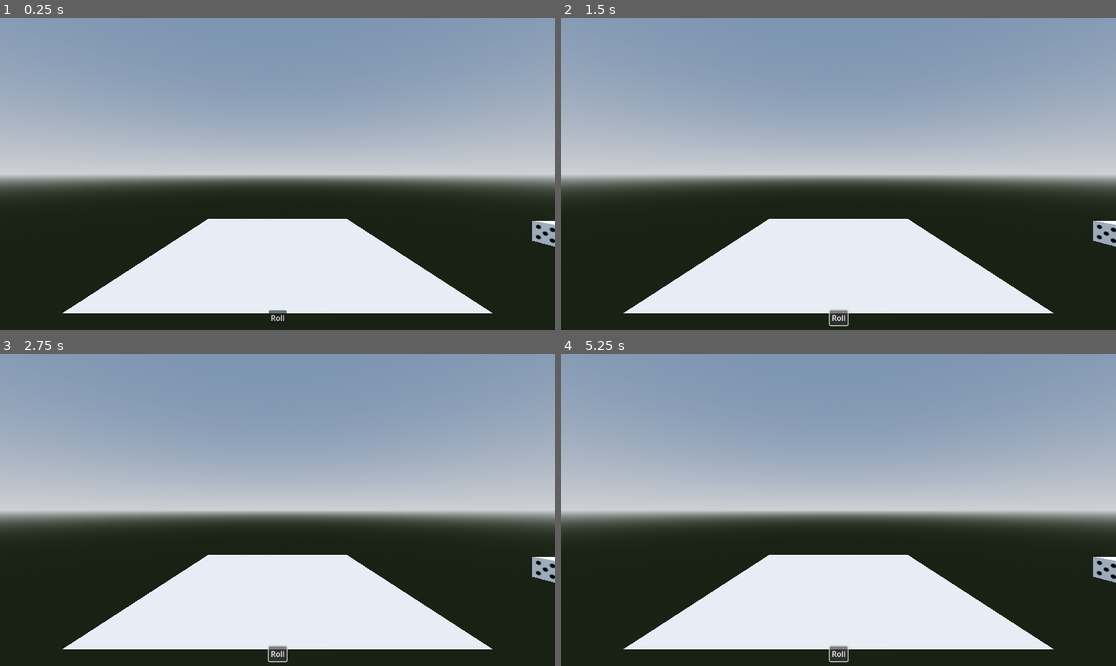
Above: before the commit, frames 1-4 (two rows, left to right).
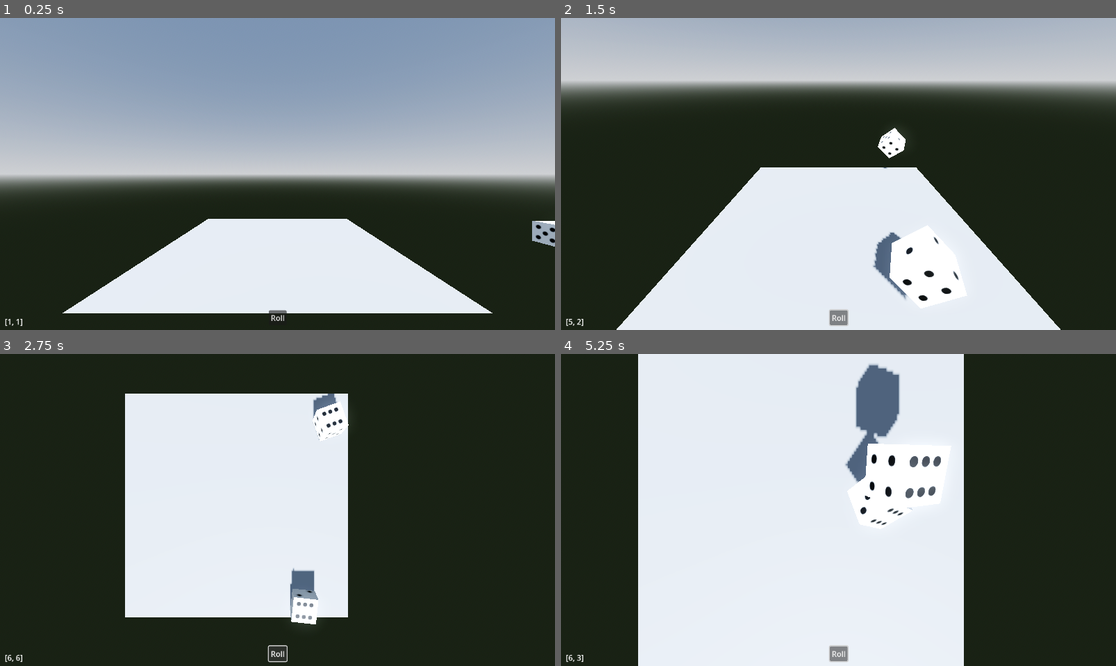
Above: after the commit, the same moments.

Repository: danbulant/programovani-kostky
Game: Godot game, scene res://main.tscn
Same seed, same stepped clock (60 frames per second), same inputs: the game is played once before the commit and once after it.
Inputs:
- Up to frame 1 (0.25 s): no input
- Up to frame 2 (1.5 s): click "Roll" at 0.5 s; click "Roll" at 1.25 s
- Up to frame 3 (2.75 s): click "Roll" at 2 s
- Up to frame 4 (5.25 s): tap Enter at 3.5 s; tap Space at 5 s

The runs differ from the first frame. In frame 1, less than 0.1% of the frame differs, in the area x 0-5%, y 96-99%; in frame 2, 67%; in frame 3, 70%, in the area x 0-100%, y 0-99%; in frame 4, 70%.

Commit message:
working base

Diff:
--- a/main.gd
+++ b/main.gd
@@ -3,7 +3,9 @@
 @onready var dice1: Dice = $dice1
 @onready var dice2: Dice = $dice2
 @onready var camera: Camera3D = $Camera3D
-@onready var camera_start: Marker3D = $CameraPositionDefault
+@onready var camera_starting: Marker3D = $CameraPositionStarting
+@onready var camera_prethrow: Marker3D = $CameraPositionPrethrow
+@onready var camera_target: Marker3D = $CameraPositionTarget
 @onready var ui: Ui = $Ui
 
 enum GameState {
@@ -14,27 +16,37 @@
 }
 
 var state: GameState = GameState.START
+var camera_transition := 0.
+var camera_speed := 1.5
+var first_throw := true
 
 func _ready() -> void:
-	pass
+	ui.connect("roll_pressed", throw_dice)
 
-func _process(_delta: float) -> void:
+func _physics_process(delta: float) -> void:
+	camera_transition += delta * camera_speed
+	camera_transition = min(camera_transition, 1.)
+	if state == GameState.THROWING_START or state == GameState.THROWING:
+		camera.transform = ( camera_starting if first_throw else camera_target).transform.interpolate_with(camera_prethrow.transform, camera_transition)
+	elif state == GameState.THROWN:
+		camera.transform = camera_prethrow.transform.interpolate_with(camera_target.transform, camera_transition)
+
 	if (!dice1.can_be_thrown() or !dice2.can_be_thrown()) and state == GameState.THROWING_START:
 		state = GameState.THROWING
 	if dice1.can_be_thrown() and dice2.can_be_thrown() and state == GameState.THROWING:
 		state = GameState.THROWN
 		var avg_position = (dice1.global_transform.origin + dice2.global_transform.origin) / 2
 		var diff = dice1.global_position - dice2.global_position
-		camera.global_position = avg_position + Vector3.UP * (diff.length())
-		camera.look_at(avg_position, Vector3.FORWARD)
+		camera_target.global_position = avg_position + Vector3.UP * max(diff.length(), 0.1)
+		camera_target.look_at(avg_position, Vector3.FORWARD)
+		camera_transition = 0.
+		first_throw = false
+
+	ui.set_current_throw_value([dice1.get_value(), dice2.get_value()])
 
 func throw_dice() -> void:
 	if dice1.can_be_thrown() and dice2.can_be_thrown():
 		dice1.random_throw()
 		dice2.random_throw()
 		state = GameState.THROWING_START
-		reset_camera()
-
-func reset_camera() -> void:
-	camera.global_transform.origin = camera_start.global_transform.origin
-	camera.global_transform.basis = camera_start.global_transform.basis
+		camera_transition = 0.
--- a/main.tscn
+++ b/main.tscn
@@ -116,8 +116,13 @@
 current = true
 near = 0.003
 
-[node name="CameraPositionDefault" type="Marker3D" parent="."]
+[node name="CameraPositionStarting" type="Marker3D" parent="."]
 transform = Transform3D(1, 0, 0, 0, 1, 0, 0, 0, 1, 0, 0.323323, 0.972071)
+
+[node name="CameraPositionPrethrow" type="Marker3D" parent="."]
+transform = Transform3D(1, 0, 0, 0, -4.37114e-08, 1, 0, -1, -4.37114e-08, 0, 1, 0)
+
+[node name="CameraPositionTarget" type="Marker3D" parent="."]
 
 [node name="WorldEnvironment" type="WorldEnvironment" parent="."]
 environment = SubResource("Environment_rm3d5")
--- a/ui.gd
+++ b/ui.gd
@@ -1,8 +1,12 @@
 extends Control
-
 class_name Ui
 
 signal roll_pressed
-
 func _on_roll_button_pressed() -> void:
 	roll_pressed.emit()
+
+@onready var current_throw_value = $current_throw_value
+
+func set_current_throw_value(value: Array[int]) -> void:
+	current_throw_value.set_text(str(value))
+	pass
--- a/ui.tscn
+++ b/ui.tscn
@@ -36,4 +36,15 @@
 shortcut = SubResource("Shortcut_0osx3")
 text = "Roll"
 
+[node name="current_throw_value" type="RichTextLabel" parent="."]
+layout_mode = 1
+anchors_preset = 2
+anchor_top = 1.0
+anchor_bottom = 1.0
+offset_left = 10.0
+offset_top = -29.0
+offset_right = 51.0
+grow_vertical = 0
+text = "0, 0"
+
 [connection signal="pressed" from="roll button" to="." method="_on_roll_button_pressed"]
